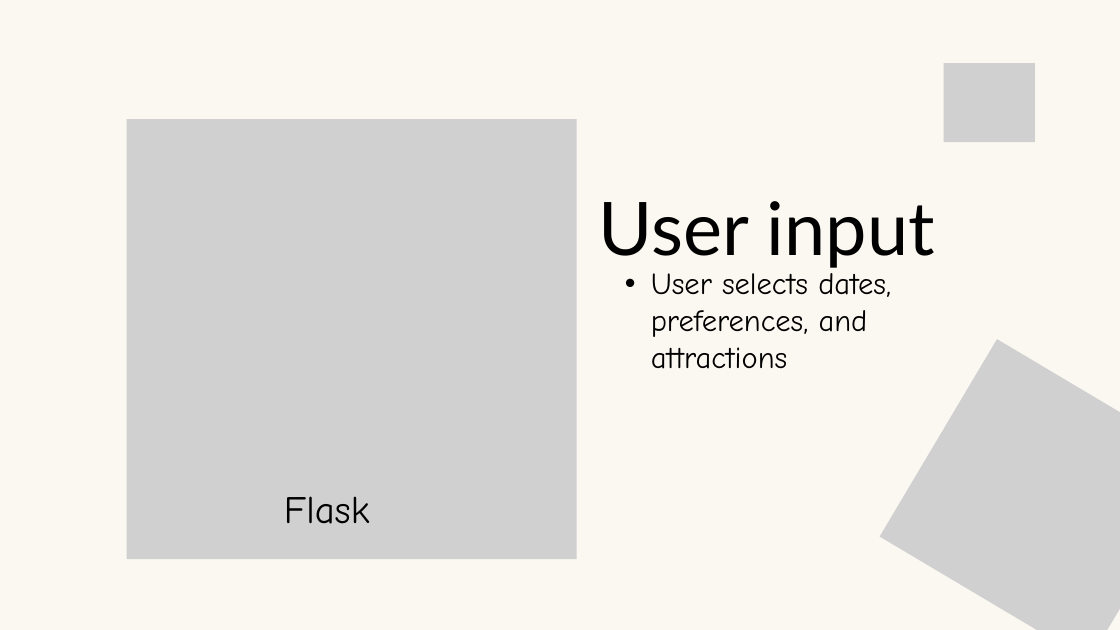
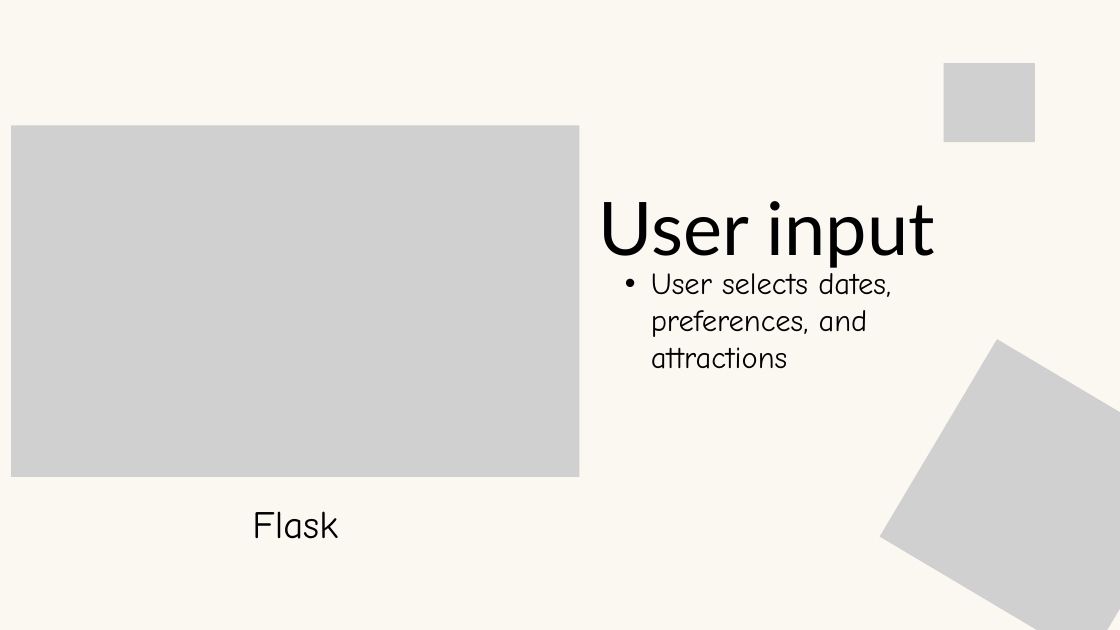
Before and after one commit to droop706/Disneyworld, a slide deck: slide 4 of Data Science - Disney World assignment.pptx (slide 10 before the commit). Drawn at 1120x630 pixels with LibreOffice and Linux fonts; fonts in the diff are those of the drawing; grey boxes stand for pictures. Boxes give left, top, right and bottom in pixels: in the first picture for what was removed or moved away, otherwise in the second. Text is boxed around its words. In the diff, an @@ line names an element or a change of style, - is before the commit and + after.

```diff
--- a/Data Science - Disney World assignment.pptx
+++ b/Data Science - Disney World assignment.pptx
@@ picture: place and size @@
-picture at [127,119,577,559]
+picture at [11,125,579,477]
@@ text "Flask": place and size @@
-text "Flask" at [284,496,370,524]
+text "Flask" at [252,511,338,539]
```
Also in this commit, not shown: 4 other slides changed.
